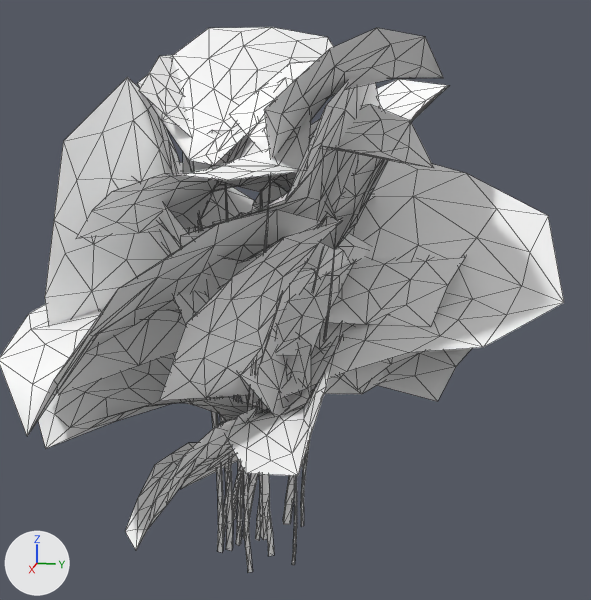
Two versions of the FBX model Assets/Assets_Review/Taco_Party/Palm/CascadePalm/Meshes/MSH_CascadePalm_C.fbx, one commit apart.
Before and after are seen from a 50 mm camera at (1.016, 0.261, 0.584) aimed at (0.013, 0.06, 0.333). The lights are fixed; the arrows at lower left show +X, +Y and +Z. Mesh edges are drawn as thin lines. Where no turn or scale is listed for an object, it has been applied to the vertices.

Names of what the first picture shows: 'CascadePalm_C_LOD0_GEO'.
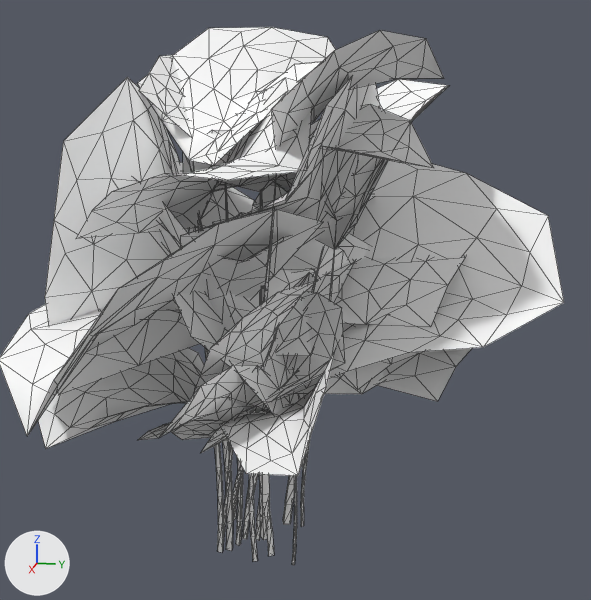
Commit message: Updated Cascade Palm B and C

Boxes [x1, y1, x2, y2] around the edits, measured in the pictures (591 x 600 px; the box of a moved part takes in the faces that stretch with it):
'CascadePalm_C_LOD0_GEO', reshaped
    before: [0, 27, 564, 573]
    after: [0, 27, 564, 565]
part 1 of me_mesh_001, moved or reshaped
    before: [244, 177, 271, 573]
    after: [249, 174, 277, 562]
part 2 of me_mesh_001, moved or reshaped
    before: [159, 216, 342, 401]
    after: [193, 273, 318, 394]
part 3 of me_mesh_001, moved or reshaped
    before: [230, 28, 444, 158]
    after: [260, 30, 444, 149]
part 4 of me_mesh_001, moved or reshaped
    before: [181, 335, 311, 489]
    after: [201, 291, 345, 453]
part 5 of me_mesh_001, moved or reshaped
    before: [125, 407, 258, 550]
    after: [138, 365, 268, 440]

The edits, one by one:
me_mesh_001 has 1605 vertices, 2723 faces and spans x -0.313..0.349, y -0.275..0.395, z -0.053..0.673.
me_mesh_001 is used by ob_cascadepalm_c_lod0_geo; location (0.0, 0.0, 0.0).
me_mesh_001 part 1: the loose piece of 27 vertices spanning x 0.059..0.154, y 0.004..0.063, z -0.034..0.527 is moved by (-0.028, 0.0, 0.0).
me_mesh_001 part 2: the loose piece of 45 vertices spanning x 0.025..0.259, y -0.058..0.15, z 0.234..0.468 is multiplied about its middle by the matrix ((0.754, 0.008, 0.0), (-0.008, 0.754, 0.001), (0.0, -0.001, 0.754)), then moved by (-0.039, -0.008, -0.045).
me_mesh_001 part 3: the loose piece of 45 vertices spanning x 0.007..0.254, y -0.019..0.237, z 0.518..0.649 is moved by (-0.028, 0.0, 0.0).
me_mesh_001 part 4: the loose piece of 45 vertices spanning x -0.128..0.147, y -0.078..0.1, z 0.089..0.289 is multiplied about its middle by the matrix ((0.996, -0.086, 0.018), (0.085, 0.995, 0.043), (-0.022, -0.041, 0.999)), then moved by (0.0, 0.028, 0.053).
me_mesh_001 part 5: 45 of 1605 vertices moved; they spanned x 0.065..0.254, y -0.1..0.037, z 0.099..0.227 and now span x 0.047..0.243, y -0.086..0.049, z 0.151..0.287; mean shift (-0.032, 0.016, 0.055); largest move (0.253, -0.072, 0.099) -> (0.243, -0.044, 0.231).
